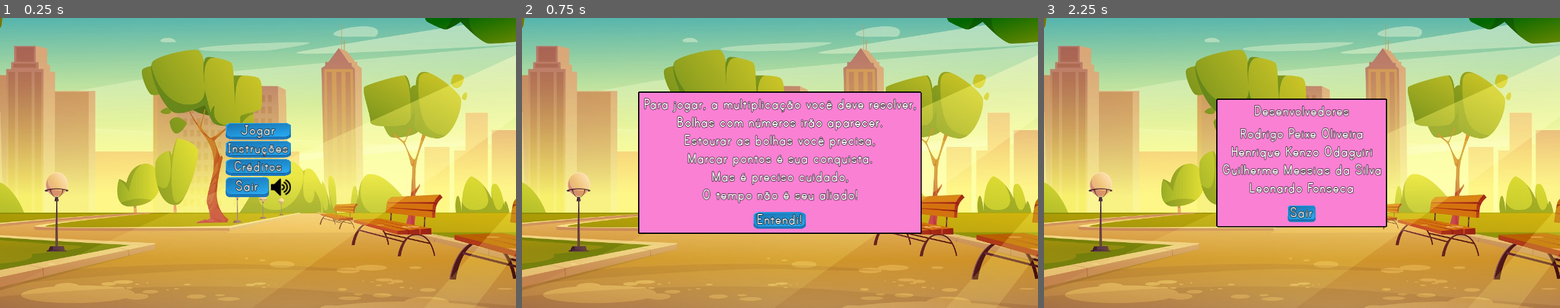
Above: before the commit, frames 1-3 (left to right).
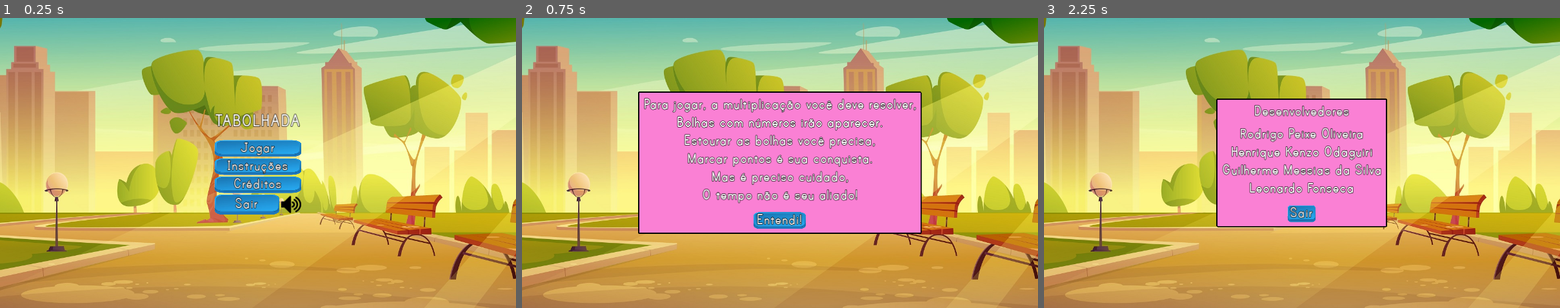
Above: after the commit, the same moments.

Repository: rpeixe/Tabolhada
Game: Godot game, scene res://levels/main_menu/main_menu.tscn
Two runs of this game, one before a commit and one after it. Both use one fixed random seed, a clock stepped at 60 frames per second and the inputs below.
Inputs:
- Up to frame 1 (0.25 s): no input
- Up to frame 2 (0.75 s): click "Instruções" at 0.5 s
- Up to frame 3 (2.25 s): click "Entendi!" at 1.25 s; click "Créditos" at 2 s

The runs differ from the first frame. In frame 1, 4.2% of the frame differs, in the area x 41-59%, y 32-68%; in frame 2, nothing differs; in frame 3, nothing differs.

Commit message:
adicionado titulo na tela inicial

Diff:
--- a/levels/main_menu/main_menu.tscn
+++ b/levels/main_menu/main_menu.tscn
@@ -1,9 +1,18 @@
-[gd_scene load_steps=5 format=2]
+[gd_scene load_steps=7 format=2]
 
 [ext_resource path="res://levels/main_menu/main_menu.gd" type="Script" id=1]
 [ext_resource path="res://themes/MainTheme.tres" type="Theme" id=2]
 [ext_resource path="res://buttons/mute_button/mute_button.tscn" type="PackedScene" id=3]
 [ext_resource path="res://levels/main_menu/menu_background.jpg" type="Texture" id=4]
+[ext_resource path="res://fonts/PrintBold-J5o.ttf" type="DynamicFontData" id=5]
+
+[sub_resource type="DynamicFont" id=1]
+size = 50
+outline_size = 1
+outline_color = Color( 0, 0, 0, 1 )
+use_mipmaps = true
+use_filter = true
+font_data = ExtResource( 5 )
 
 [node name="MainMenu" type="Node"]
 script = ExtResource( 1 )
@@ -13,50 +22,62 @@
 margin_bottom = 720.0
 texture = ExtResource( 4 )
 
-[node name="Buttons" type="VBoxContainer" parent="."]
-anchor_left = 0.5
-anchor_top = 0.5
-anchor_right = 0.5
-anchor_bottom = 0.5
-margin_left = -81.5
-margin_top = -100.0
-margin_right = 81.5
-margin_bottom = 100.0
+[node name="CenterContainer" type="CenterContainer" parent="."]
+anchor_right = 1.0
+anchor_bottom = 1.0
+
+[node name="VBoxContainer" type="VBoxContainer" parent="CenterContainer"]
+margin_left = 530.0
+margin_top = 232.0
+margin_right = 749.0
+margin_bottom = 488.0
+custom_constants/separation = 20
+
+[node name="Label" type="Label" parent="CenterContainer/VBoxContainer"]
+margin_right = 219.0
+margin_bottom = 51.0
+custom_fonts/font = SubResource( 1 )
+text = "TABOLHADA"
+
+[node name="Buttons" type="VBoxContainer" parent="CenterContainer/VBoxContainer"]
+margin_top = 71.0
+margin_right = 219.0
+margin_bottom = 256.0
 theme = ExtResource( 2 )
 
-[node name="StartGame" type="Button" parent="Buttons"]
-margin_right = 163.0
+[node name="StartGame" type="Button" parent="CenterContainer/VBoxContainer/Buttons"]
+margin_right = 219.0
 margin_bottom = 41.0
 grow_horizontal = 2
 grow_vertical = 2
 rect_pivot_offset = Vector2( 50, 10 )
 text = "Jogar"
 
-[node name="Instructions" type="Button" parent="Buttons"]
+[node name="Instructions" type="Button" parent="CenterContainer/VBoxContainer/Buttons"]
 margin_top = 45.0
-margin_right = 163.0
+margin_right = 219.0
 margin_bottom = 86.0
 grow_horizontal = 2
 grow_vertical = 2
 rect_pivot_offset = Vector2( 50, 10 )
 text = "Instruções"
 
-[node name="Credits" type="Button" parent="Buttons"]
+[node name="Credits" type="Button" parent="CenterContainer/VBoxContainer/Buttons"]
 margin_top = 90.0
-margin_right = 163.0
+margin_right = 219.0
 margin_bottom = 131.0
 grow_horizontal = 2
 grow_vertical = 2
 rect_pivot_offset = Vector2( 50, 10 )
 text = "Créditos"
 
-[node name="HBoxContainer" type="HBoxContainer" parent="Buttons"]
+[node name="HBoxContainer" type="HBoxContainer" parent="CenterContainer/VBoxContainer/Buttons"]
 margin_top = 135.0
-margin_right = 163.0
+margin_right = 219.0
 margin_bottom = 185.0
 
-[node name="QuitGame" type="Button" parent="Buttons/HBoxContainer"]
-margin_right = 109.0
+[node name="QuitGame" type="Button" parent="CenterContainer/VBoxContainer/Buttons/HBoxContainer"]
+margin_right = 165.0
 margin_bottom = 50.0
 grow_horizontal = 2
 grow_vertical = 2
@@ -64,13 +85,13 @@
 size_flags_horizontal = 3
 text = "Sair"
 
-[node name="MuteButton" parent="Buttons/HBoxContainer" instance=ExtResource( 3 )]
-margin_left = 113.0
+[node name="MuteButton" parent="CenterContainer/VBoxContainer/Buttons/HBoxContainer" instance=ExtResource( 3 )]
+margin_left = 169.0
 margin_top = 0.0
-margin_right = 163.0
+margin_right = 219.0
 margin_bottom = 50.0
 
-[connection signal="pressed" from="Buttons/StartGame" to="." method="_on_StartGame_pressed"]
-[connection signal="pressed" from="Buttons/Instructions" to="." method="_on_Instructions_pressed"]
-[connection signal="pressed" from="Buttons/Credits" to="." method="_on_Credits_pressed"]
-[connection signal="pressed" from="Buttons/HBoxContainer/QuitGame" to="." method="_on_QuitGame_pressed"]
+[connection signal="pressed" from="CenterContainer/VBoxContainer/Buttons/StartGame" to="." method="_on_StartGame_pressed"]
+[connection signal="pressed" from="CenterContainer/VBoxContainer/Buttons/Instructions" to="." method="_on_Instructions_pressed"]
+[connection signal="pressed" from="CenterContainer/VBoxContainer/Buttons/Credits" to="." method="_on_Credits_pressed"]
+[connection signal="pressed" from="CenterContainer/VBoxContainer/Buttons/HBoxContainer/QuitGame" to="." method="_on_QuitGame_pressed"]
